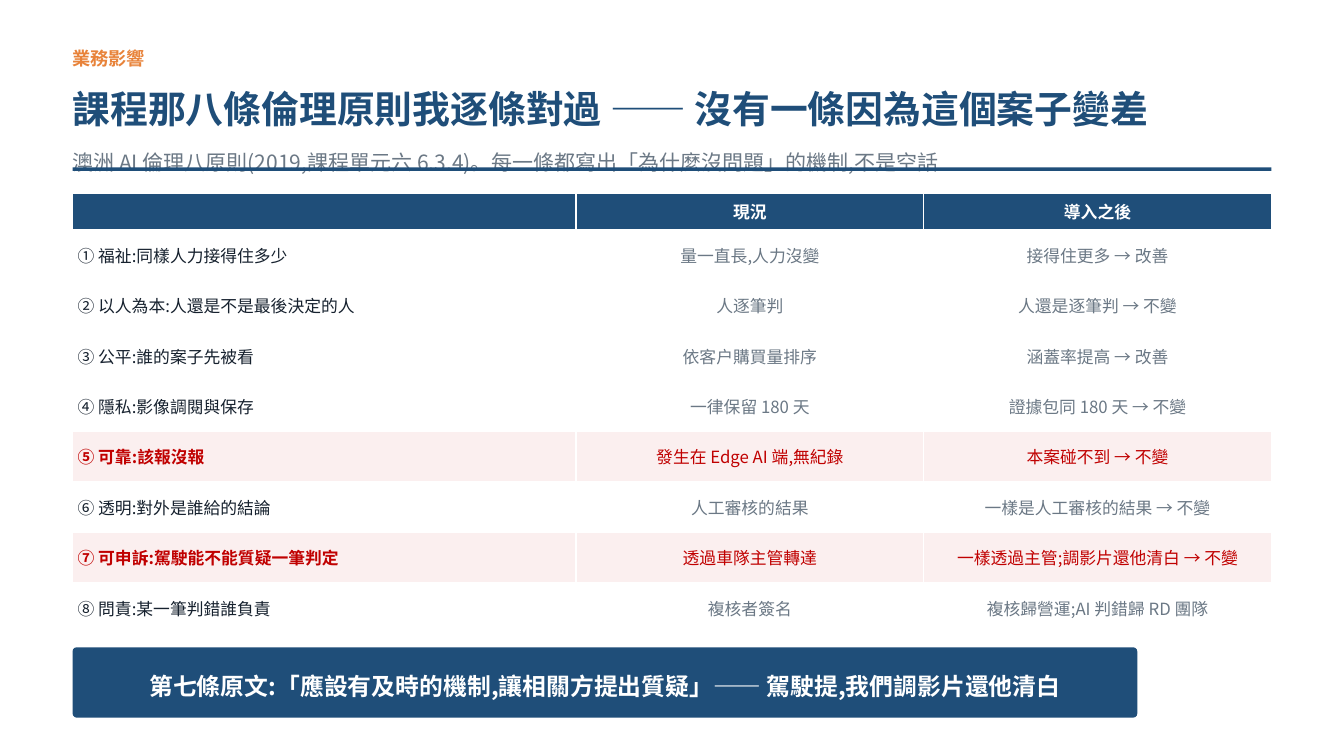
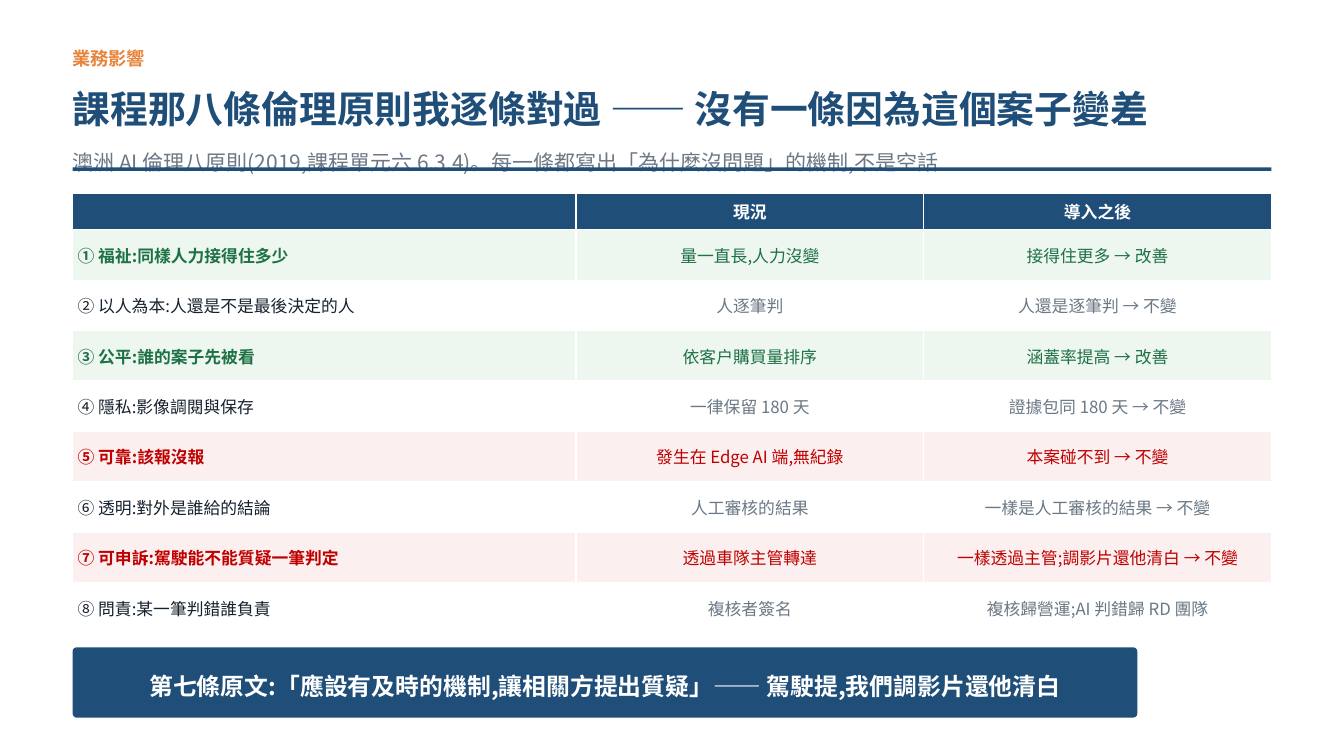
Before and after one commit to pokai-huang0828/UTS_workspace, a slide deck: slide 8 of Artificial Intelligence for Enterprises/Assessment3/Huang_26254793_421104_Assessment 3.pptx. Drawn at 1344x756 pixels with LibreOffice and Linux fonts; fonts in the diff are those of the drawing. Boxes give left, top, right and bottom in pixels: in the first picture for what was removed or moved away, otherwise in the second. Text is boxed around its words. In the diff, an @@ line names an element or a change of style, - is before the commit and + after.

```diff
--- a/Artificial Intelligence for Enterprises/Assessment3/Huang_26254793_421104_Assessment 3.pptx
+++ b/Artificial Intelligence for Enterprises/Assessment3/Huang_26254793_421104_Assessment 3.pptx
@@ table at (73, 194, 1272, 633) @@
@@ fill #FFFFFF to #EDF6EF in 6 cells @@
@@ text colour #16212E to #1E7145, bold on in "① 福祉:同樣人力接得住多少", "③ 公平:誰的案子先被看" @@
@@ text colour #6B7885 to #1E7145 in "量一直長,人力沒變", "接得住更多 → 改善", "依客戶購買量排序", "涵蓋率提高 → 改善" @@
```
Also in this commit, not shown: 2 other files.
